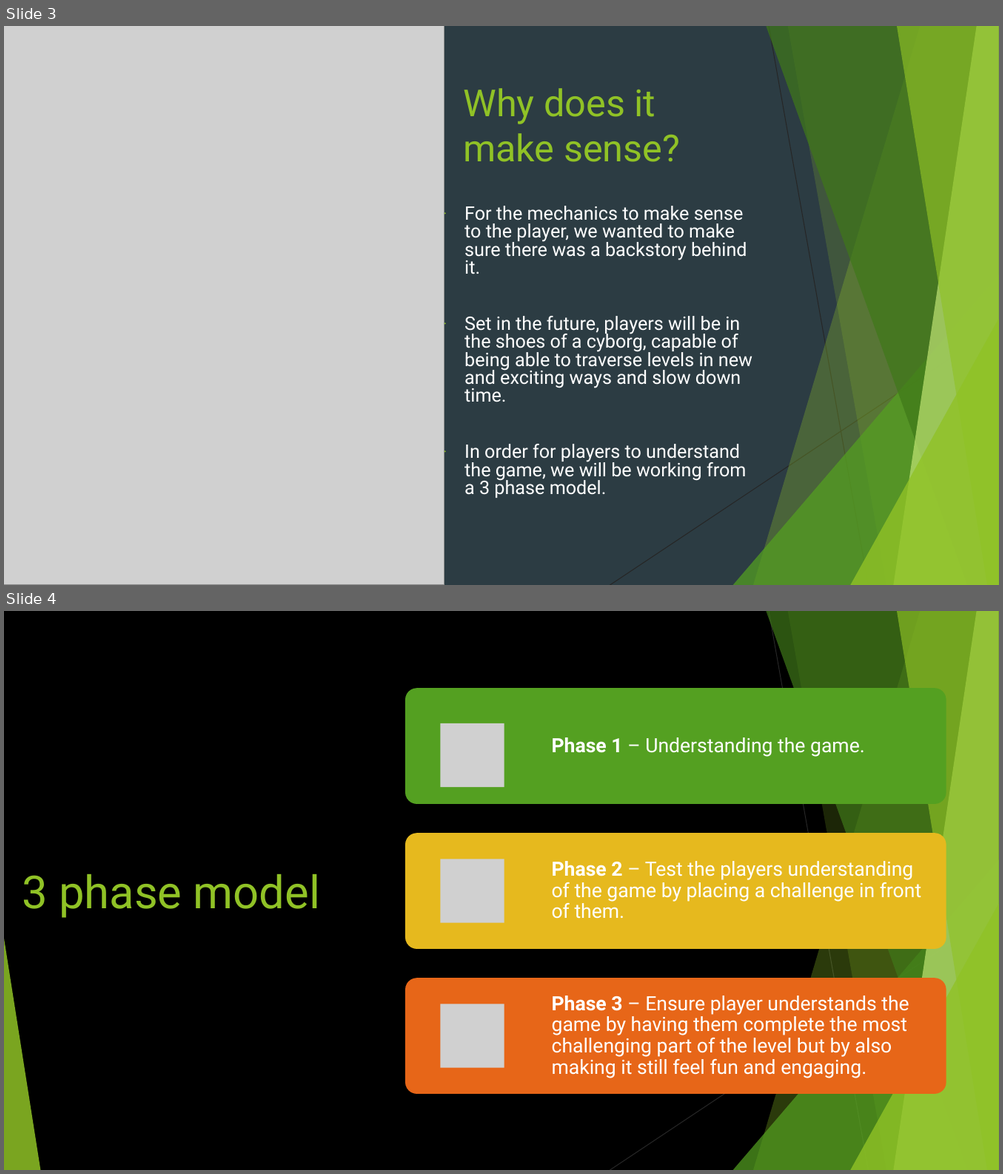
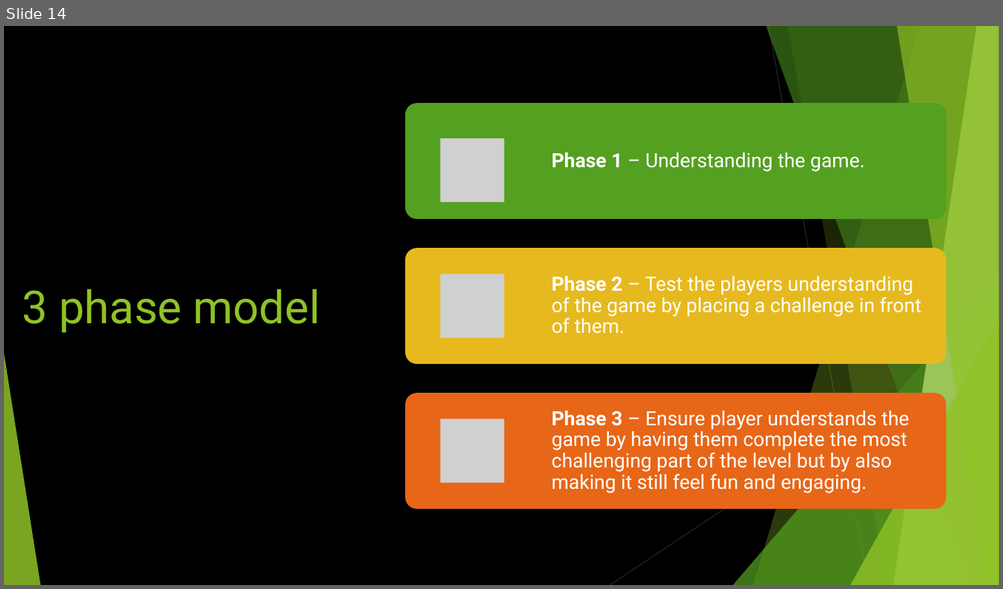
Before and after one commit to Pilokio/Tranzfuser, a slide deck: Virtual Pitch Presentation/Pitch.pptx. Shown one above the other, each under a label of ours: slides 3 and 4 before the commit, slide 14 after it. The pictures are 1003x1174 and 1003x589 pixels, drawn with LibreOffice and Linux fonts; fonts in the diff are those of the drawing; grey boxes stand for pictures. Boxes give left, top, right and bottom in pixels: in the first picture for what was removed or moved away, otherwise in the second. Text is boxed around its words. In the diff, an @@ line names an element or a change of style, - is before the commit and + after.

Commit message:
Update to pitch

```diff
--- a/Virtual Pitch Presentation/Pitch.pptx
+++ b/Virtual Pitch Presentation/Pitch.pptx
@@ slide 3 removed at (4, 26, 999, 585), background #2C3C43; not listed: 10 template elements that a slide beside it also shows @@
@@ picture removed at (4, 26, 444, 585) @@
@@ title removed at (463, 88, 680, 162) @@
-Why does it make sense?
@@ text removed at (464, 206, 752, 498) @@
-▶ For the mechanics to make sense to the player, we wanted to make sure there was a backstory behind it.
-▶ Set in the future, players will be in the shoes of a cyborg, capable of being able to traverse levels in new and exciting ways and slow down time.
-▶ In order for players to understand the game, we will be working from a 3 phase model.
@@ what was slide 4 is now slide 14 @@
```
Also in this commit, not shown: 1 slide changed, 12 slides added, 2 other slides removed.
